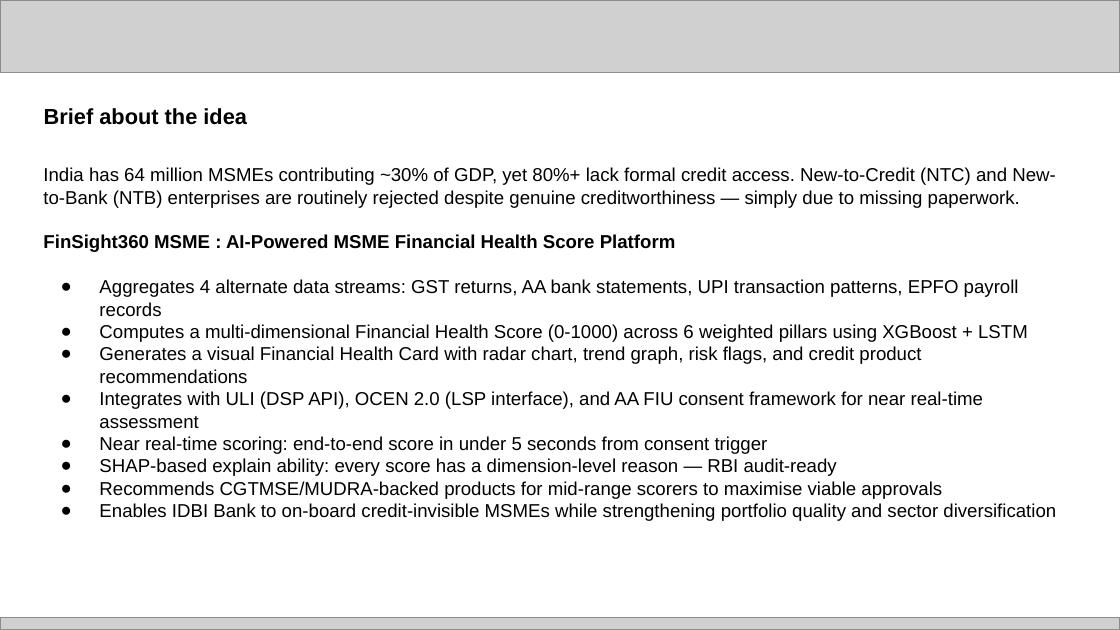
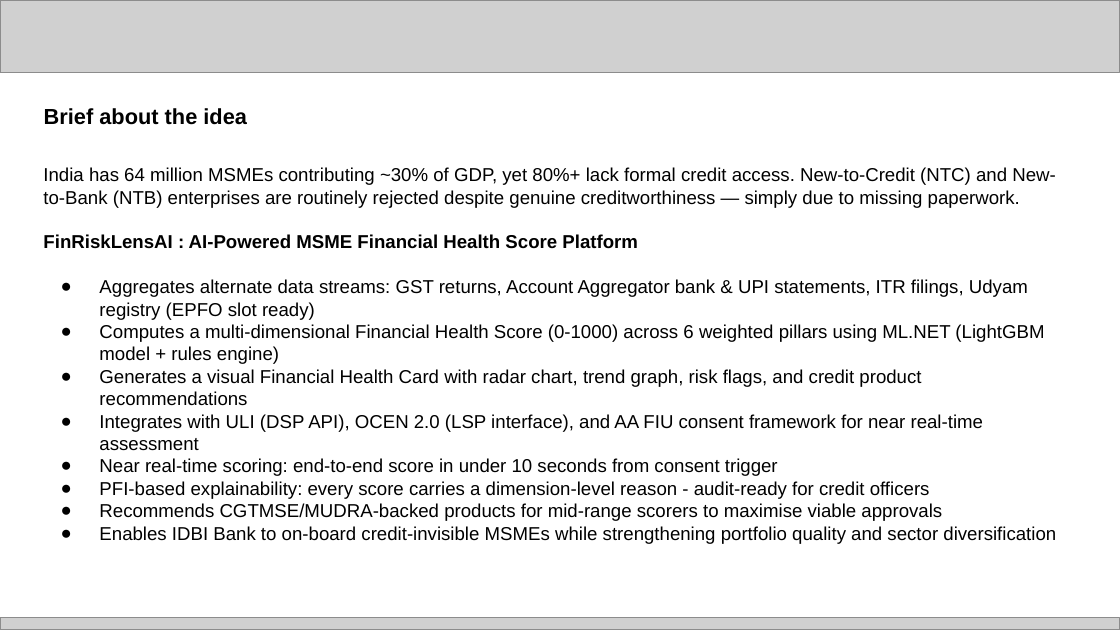
Before and after one commit to abhinavmukwane/FinRiskLensAI, a slide deck: slide 2 of Doc/Prototype Submission Deck _ IDBI Innovate.pptx. Drawn at 1120x630 pixels with LibreOffice and Linux fonts; fonts in the diff are those of the drawing; grey boxes stand for pictures. Boxes give left, top, right and bottom in pixels: in the first picture for what was removed or moved away, otherwise in the second. Text is boxed around its words. In the diff, an @@ line names an element or a change of style, - is before the commit and + after.

```diff
--- a/Doc/Prototype Submission Deck _ IDBI Innovate.pptx
+++ b/Doc/Prototype Submission Deck _ IDBI Innovate.pptx
@@ text at (43, 234, 1044, 364): text changed @@
-FinSight360 MSME : AI-Powered MSME Financial Health Score Platform
-● Aggregates 4 alternate data streams: GST returns, AA bank statements, UPI transaction patterns, EPFO payroll records
-● Computes a multi-dimensional Financial Health Score (0-1000) across 6 weighted pillars using XGBoost + LSTM
+FinRiskLensAI : AI-Powered MSME Financial Health Score Platform
+● Aggregates alternate data streams: GST returns, Account Aggregator bank & UPI statements, ITR filings, Udyam registry (EPFO slot ready)
+● Computes a multi-dimensional Financial Health Score (0-1000) across 6 weighted pillars using ML.NET (LightGBM model + rules engine)
@@ text at (99, 458, 930, 499): text changed @@
-● Near real-time scoring: end-to-end score in under 5 seconds from consent trigger
-● SHAP-based explain ability: every score has a dimension-level reason — RBI audit-ready
+● Near real-time scoring: end-to-end score in under 10 seconds from consent trigger
+● PFI-based explainability: every score carries a dimension-level reason - audit-ready for credit officers
```
Also in this commit, not shown: 7 other slides changed.
